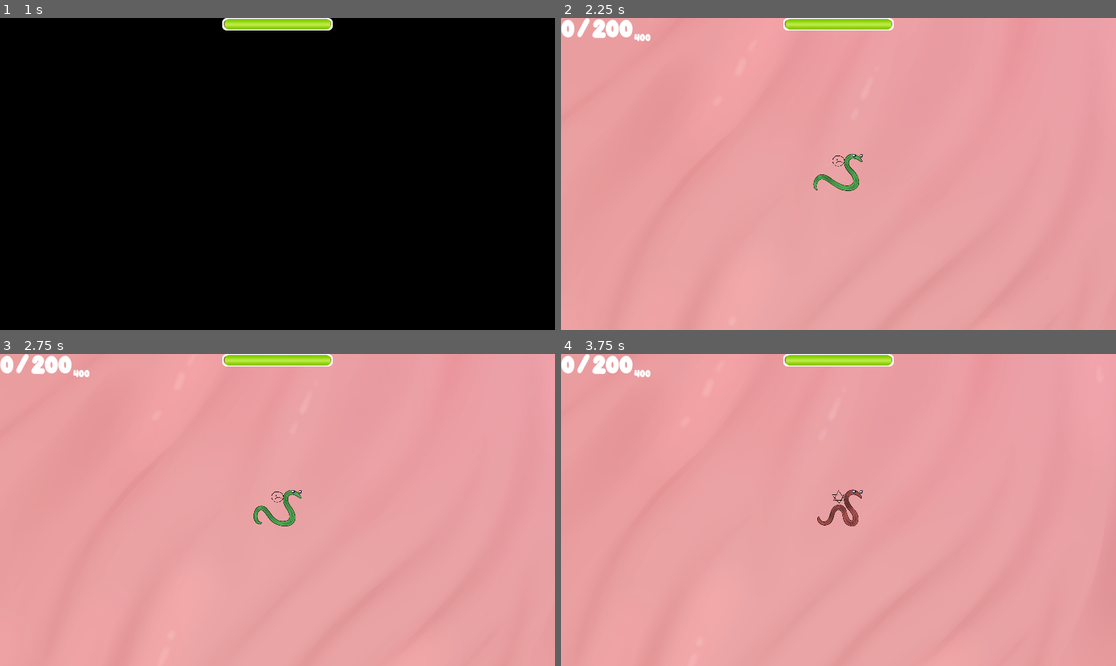
Above: before the commit, frames 1-4 (two rows, left to right).
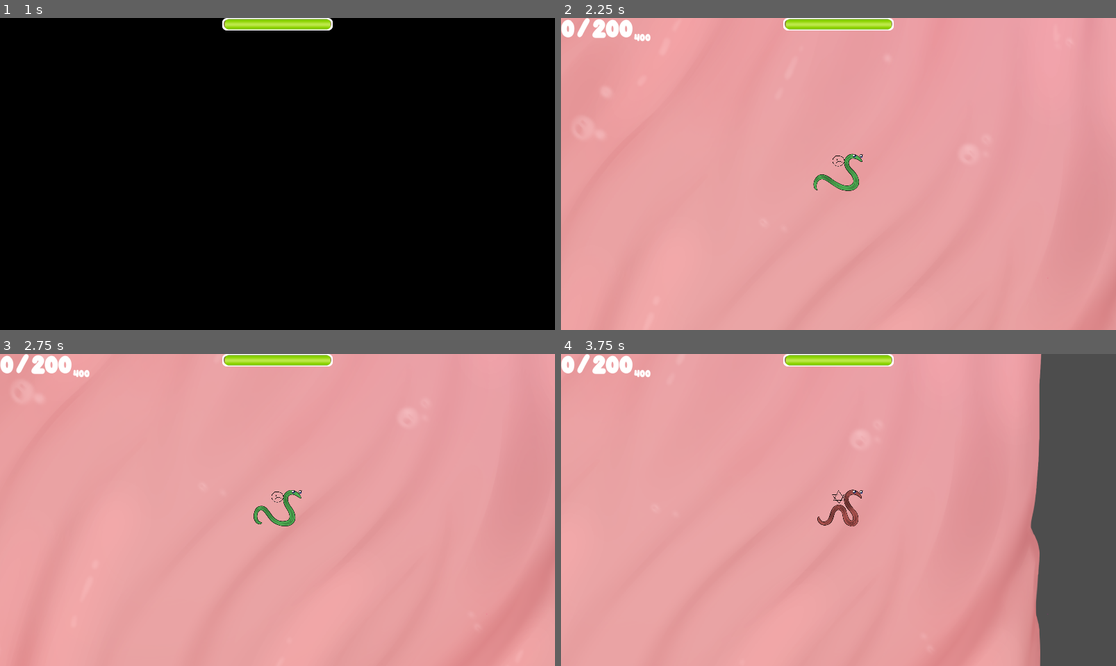
Above: after the commit, the same moments.

Repository: Arsen-PhylJoy/Godot-Wild-Jam-67-AY
Game: Godot game, scene res://levels/game/main_menu.tscn
Same seed, same stepped clock (60 frames per second), same inputs: the game is played once before the commit and once after it.
Inputs:
- Up to frame 1 (1 s): click "Play" at 0.5 s
- Up to frame 2 (2.25 s): hold D (Move_Right) 1.28-2.03 s; tap Shift (change_color) at 1.35 s; hold S (Move_Down) from 2.03 s (still down); tap Space (change_silliness) at 2.1 s
- Up to frame 3 (2.75 s): keep holding S (Move_Down)
- Up to frame 4 (3.75 s): release S (Move_Down) at 2.78 s; hold D (Move_Right) 2.78-3.53 s; tap Shift (change_color) at 2.85 s; hold W (Move_Up) from 3.53 s (still down); tap Space (change_silliness) at 3.6 s

Frame 1 is identical in both runs. In frame 2, 0.3% of the frame differs, in the area x 20-100%, y 1-100%; in frame 3, 0.3%; in frame 4, 15%, in the area x 17-100%, y 0-100%.

Commit message:
Fix spawn bug and integrate new background for arena

Diff:
--- a/levels/game/game_level.tscn
+++ b/levels/game/game_level.tscn
@@ -1,17 +1,26 @@
-[gd_scene load_steps=7 format=3 uid="uid://ccso4mplvndtx"]
+[gd_scene load_steps=8 format=3 uid="uid://ccso4mplvndtx"]
 
 [ext_resource type="Script" path="res://levels/game/game_level.gd" id="1_h5r71"]
-[ext_resource type="Texture2D" uid="uid://v0n2xh6jt7hb" path="res://assets/graphic/background.png" id="2_gsqyp"]
+[ext_resource type="Texture2D" uid="uid://c6u3m0unbi41q" path="res://assets/graphic/new_background.png" id="2_ywkqf"]
 [ext_resource type="PackedScene" uid="uid://bycmbjkvio3uj" path="res://scenes/player/player.tscn" id="3_br51k"]
 [ext_resource type="Script" path="res://scripts/enemy_spawner.gd" id="4_pfwtm"]
 [ext_resource type="PackedScene" uid="uid://f612u4jmp21q" path="res://scenes/ui/limits.tscn" id="5_8f33q"]
 [ext_resource type="PackedScene" uid="uid://cmw8028knhw00" path="res://scenes/ui/combo_labels.tscn" id="6_yc3l0"]
 
+[sub_resource type="RectangleShape2D" id="RectangleShape2D_fejqv"]
+size = Vector2(2705, 2711)
+
 [node name="LevelTest" type="Node"]
 script = ExtResource("1_h5r71")
 
 [node name="BackGround" type="Sprite2D" parent="."]
-texture = ExtResource("2_gsqyp")
+texture = ExtResource("2_ywkqf")
+
+[node name="AllowSpawnArea" type="Area2D" parent="BackGround"]
+
+[node name="CollisionShape2D" type="CollisionShape2D" parent="BackGround/AllowSpawnArea"]
+position = Vector2(5, 5)
+shape = SubResource("RectangleShape2D_fejqv")
 
 [node name="Walls" type="StaticBody2D" parent="BackGround"]
 
@@ -21,14 +30,14 @@
 
 [node name="Player" parent="." instance=ExtResource("3_br51k")]
 position = Vector2(-1, -3)
-export_health = 200.0
+export_speed = 500.0
 
 [node name="Camera2D" type="Camera2D" parent="Player"]
 
-[node name="EnemySpawner" type="Node" parent="." node_paths=PackedStringArray("player_ref")]
+[node name="EnemySpawner" type="Node" parent="." node_paths=PackedStringArray("player_ref", "allow_spawn_area")]
 script = ExtResource("4_pfwtm")
 player_ref = NodePath("../Player")
-allow_spawn_area = Rect2(-1436, -1405, 3000, 3000)
+allow_spawn_area = NodePath("../BackGround/AllowSpawnArea")
 
 [node name="ScoreUI" parent="." instance=ExtResource("5_8f33q")]
 unique_name_in_owner = true
--- a/scenes/enemy/medicines/medicine_1.tscn
+++ b/scenes/enemy/medicines/medicine_1.tscn
@@ -1,27 +1,12 @@
-[gd_scene load_steps=9 format=3 uid="uid://ntevg7dg0p6k"]
+[gd_scene load_steps=5 format=3 uid="uid://ntevg7dg0p6k"]
 
 [ext_resource type="Script" path="res://scenes/enemy/enemy.gd" id="1_f0ca6"]
 [ext_resource type="Texture2D" uid="uid://is5dhf2cenit" path="res://assets/graphic/enemies/enemy_1.png" id="1_lb1xl"]
-[ext_resource type="Shader" path="res://shaders/destruction.gdshader" id="1_x8tn0"]
 [ext_resource type="Texture2D" uid="uid://dog4oi8dwclxf" path="res://assets/graphic/enemies/enemy_1_eye.png" id="3_85jvd"]
 
 [sub_resource type="CapsuleShape2D" id="CapsuleShape2D_wl32p"]
 radius = 31.95
 height = 94.1
-
-[sub_resource type="ShaderMaterial" id="ShaderMaterial_e8uj0"]
-shader = ExtResource("1_x8tn0")
-shader_parameter/center = Vector2(0.505, 0.5)
-shader_parameter/radius = 3.755
-shader_parameter/zoom = 1.765
-
-[sub_resource type="Gradient" id="Gradient_0jem1"]
-offsets = PackedFloat32Array(0.583587)
-colors = PackedColorArray(0.364706, 0.364706, 0.717647, 0.360784)
-
-[sub_resource type="GradientTexture2D" id="GradientTexture2D_y8sy8"]
-gradient = SubResource("Gradient_0jem1")
-fill_from = Vector2(0, 0.991453)
 
 [node name="Enemy" type="CharacterBody2D" node_paths=PackedStringArray("_self", "_silliness_sprite", "_enemy_sprite")]
 script = ExtResource("1_f0ca6")
@@ -48,8 +33,3 @@
 unique_name_in_owner = true
 position = Vector2(-1, -48)
 scale = Vector2(0.25, 0.25)
-
-[node name="DestructionShaderEffect" type="Sprite2D" parent="."]
-material = SubResource("ShaderMaterial_e8uj0")
-scale = Vector2(1.33379, 1.36188)
-texture = SubResource("GradientTexture2D_y8sy8")
--- a/scenes/player/player.gd
+++ b/scenes/player/player.gd
@@ -2,6 +2,7 @@
 extends CharacterBody2D
 
 signal health_changed(max_health: float,current_health:float)
+
 
 @export var export_speed: float = 150.0
 @export var export_health: float = 100.0
@@ -9,11 +10,8 @@
 @onready var _silliness_sprite: Sprite2D = %Silliness
 @onready var _player_sprite: Sprite2D = %PlayerSprite
 @onready var _anim_player: AnimationPlayer = %AnimationPlayer
-
-var peculiarities: RPeculiarities = RPeculiarities.new()
-
-var _speed: float = export_speed
-var _health: float = export_health:
+@onready var _speed: float = export_speed
+@onready var _health: float = export_health:
 	set(value):
 		_health = value
 		health_changed.emit(export_health,_health)
@@ -22,6 +20,8 @@
 			Utility.show_retry_button()
 			queue_free()
 var _has_slow_penalty: bool = false
+var peculiarities: RPeculiarities = RPeculiarities.new()
+
 
 func _ready() -> void:
 	_health = export_health
--- a/scripts/enemy_spawner.gd
+++ b/scripts/enemy_spawner.gd
@@ -2,7 +2,7 @@
 extends Node
 
 @export var player_ref: Player
-@export var allow_spawn_area: Rect2
+@export var allow_spawn_area: Area2D
 
 var enemies_ps: Array[PackedScene] = [  preload("res://scenes/enemy/medicines/medicine_1.tscn"),
 										preload("res://scenes/enemy/medicines/medicine_2.tscn"),
@@ -44,9 +44,9 @@
 	var bottom_right: Vector2 = Vector2(player_ref.global_position.x + size.x/2, player_ref.global_position.y + size.y/2)
 	var spawn_pos_1:Vector2 = Vector2.ZERO
 	var spawn_pos_2:Vector2 = Vector2.ZERO
-	var x_spawn: float = -10000.0
-	var y_spawn: float = -10000.0
-	while (!allow_spawn_area.has_point(Vector2(x_spawn,y_spawn))):
+	var spawn_point: Vector2 = Vector2(-10000.0,-10000.0)
+	print((allow_spawn_area.get_child(0) as CollisionShape2D).shape.get_rect().has_point(spawn_point))
+	while (!(allow_spawn_area.get_child(0) as CollisionShape2D).shape.get_rect().has_point(spawn_point)):
 		var pos_side: int = [0,1,2,3].pick_random()
 		match pos_side:
 			0:
@@ -61,6 +61,6 @@
 			3:
 				spawn_pos_1 = top_left
 				spawn_pos_2 = bottom_left
-		x_spawn = randf_range(spawn_pos_1.x,spawn_pos_2.x)
-		y_spawn = randf_range(spawn_pos_1.y,spawn_pos_2.y)
-	return Vector2(x_spawn,y_spawn)
+		spawn_point.x = randf_range(spawn_pos_1.x,spawn_pos_2.x)
+		spawn_point.y = randf_range(spawn_pos_1.y,spawn_pos_2.y)
+	return Vector2(spawn_point)
Binary file removed: assets/graphic/background.png
Not shown, removed: assets/graphic/background.png.import
Renamed: new_background.png -> assets/graphic/new_background.png
Not shown, changed: assets/graphic/new_background.png.import
